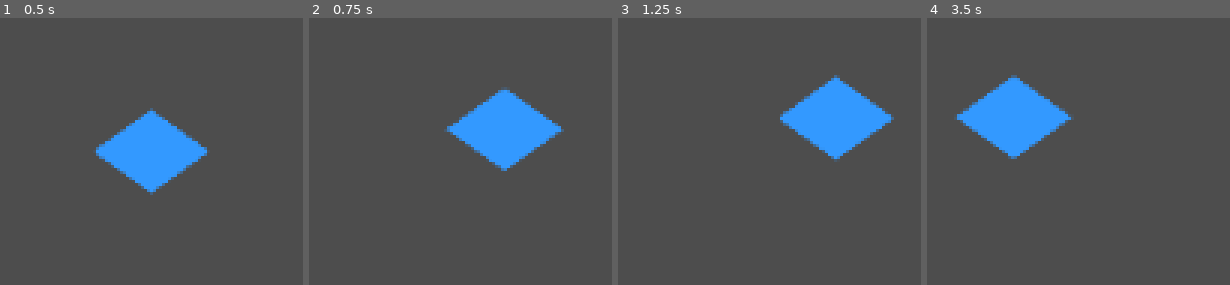
Above: before the commit, frames 1-4 (left to right).
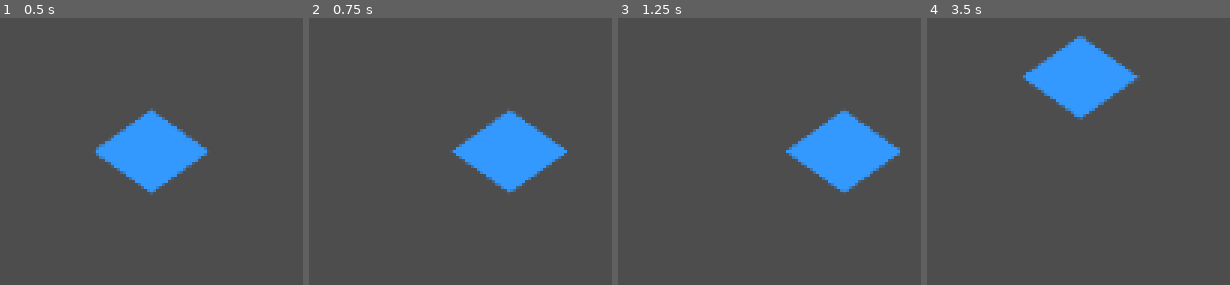
Above: after the commit, the same moments.

Repository: jesleywendell/Game1
Game: Godot game, scene res://scenes/World.tscn
Same seed, same stepped clock (60 frames per second), same inputs: the game is played once before the commit and once after it.
Inputs:
- Up to frame 1 (0.5 s): no input
- Up to frame 2 (0.75 s): tap Enter at 0.5 s; hold D (move_right) from 0.53 s (still down)
- Up to frame 3 (1.25 s): keep holding D (move_right)
- Up to frame 4 (3.5 s): tap Space at 1.25 s; release D (move_right) at 1.28 s; hold S (move_down) 1.28-2.03 s; hold D (move_right) 2.03-2.78 s; hold W (move_up) from 2.78 s (still down)

Frame 1 is identical in both runs. In frame 2, 6.1% of the frame differs, in the area x 44-86%, y 25-67%; in frame 3, 8.3%; in frame 4, 13%, in the area x 8-71%, y 6-53%.

Commit message:
fix: adjust top-down player movement

Diff:
--- a/scripts/Player.gd
+++ b/scripts/Player.gd
@@ -1,31 +1,8 @@
 extends CharacterBody2D
 
-# ─────────────────────────────────────────────
-#  Configuração
-# ─────────────────────────────────────────────
 @export var speed: float = 200.0
 
-# Vetores de direção em espaço de TELA para projeção isométrica 2:1
-# A câmera isométrica faz W/S/A/D moverem em diagonais na tela
-const DIR_NW := Vector2(-2.0, -1.0)  # W  → cima-esquerda
-const DIR_SE := Vector2( 2.0,  1.0)  # S  → baixo-direita
-const DIR_SW := Vector2(-2.0,  1.0)  # A  → baixo-esquerda
-const DIR_NE := Vector2( 2.0, -1.0)  # D  → cima-direita
-
-# ─────────────────────────────────────────────
-#  Loop de física
-# ─────────────────────────────────────────────
 func _physics_process(_delta: float) -> void:
-	var move_dir := Vector2.ZERO
-
-	if Input.is_action_pressed("move_up"):    move_dir += DIR_NW
-	if Input.is_action_pressed("move_down"):  move_dir += DIR_SE
-	if Input.is_action_pressed("move_left"):  move_dir += DIR_SW
-	if Input.is_action_pressed("move_right"): move_dir += DIR_NE
-
-	if move_dir != Vector2.ZERO:
-		velocity = move_dir.normalized() * speed
-	else:
-		velocity = Vector2.ZERO
-
+	var move_dir := Input.get_vector("move_left", "move_right", "move_up", "move_down")
+	velocity = move_dir * speed
 	move_and_slide()
